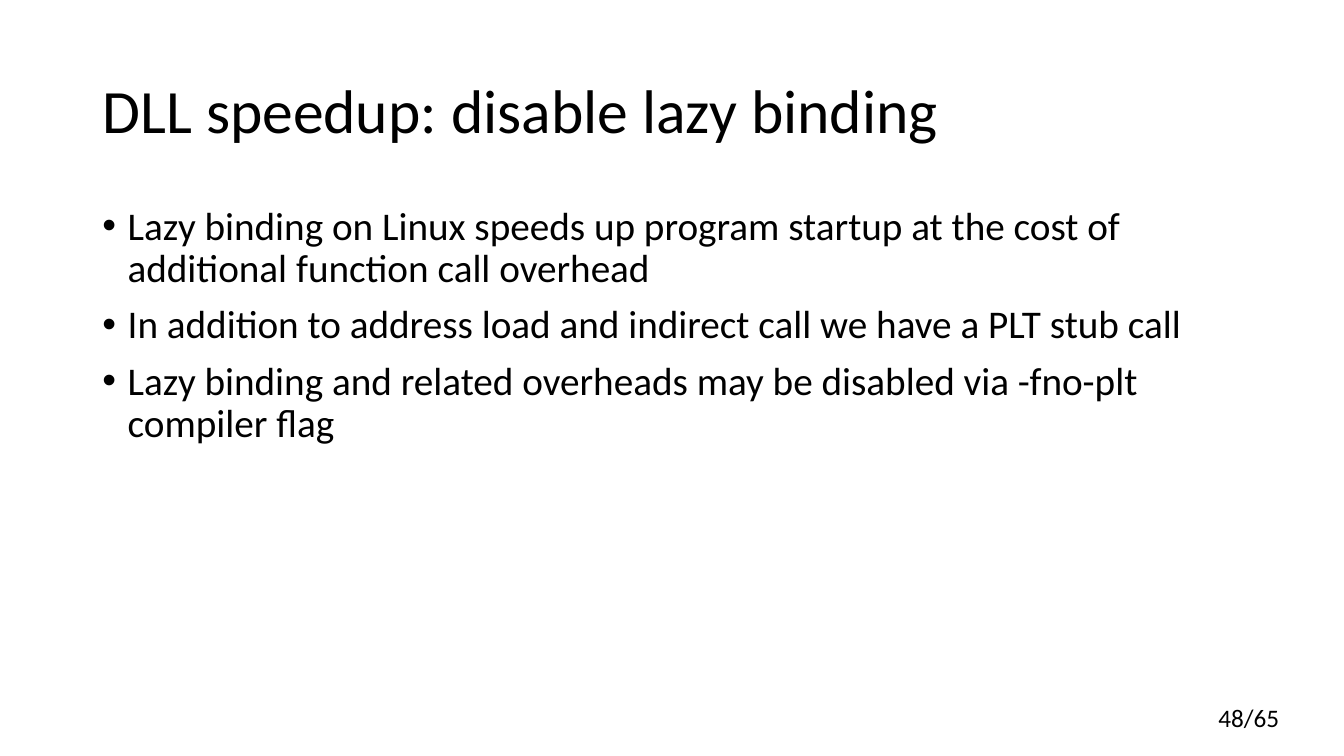
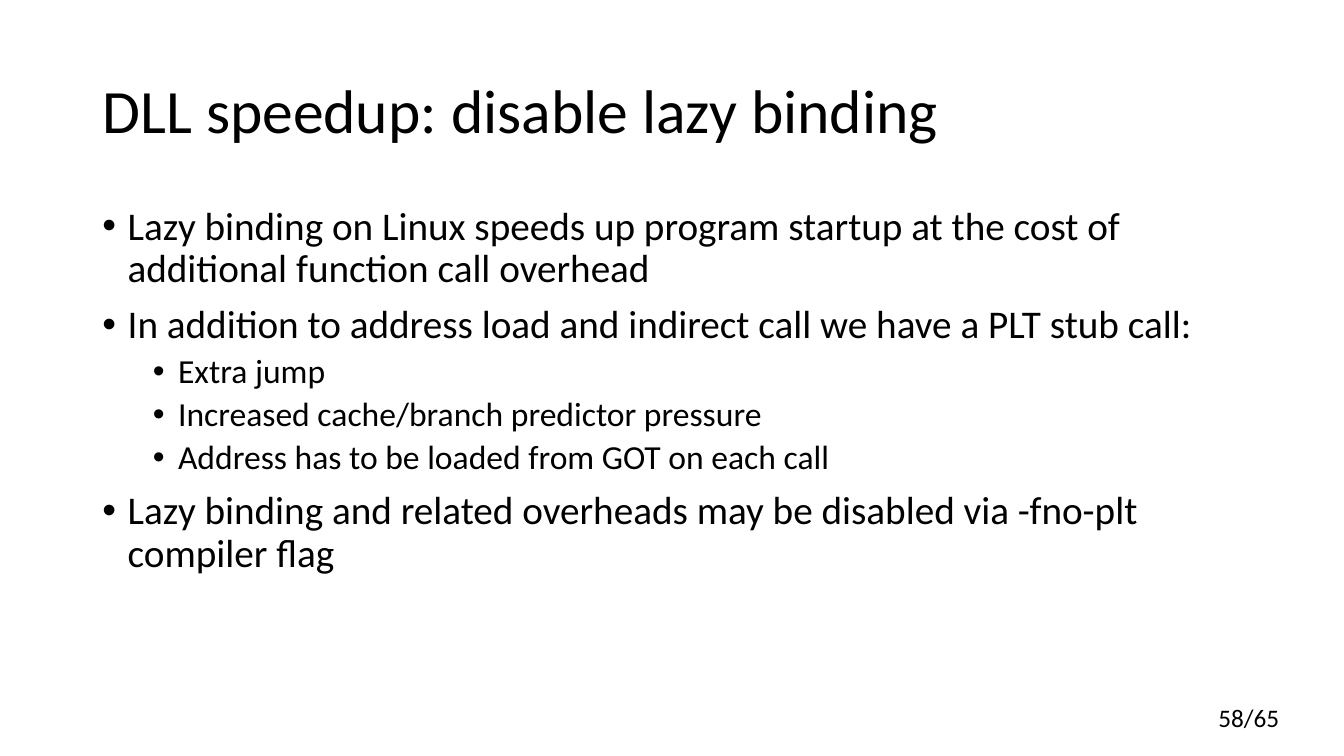
Before and after one commit to yugr/CppRussia, a slide deck: slide 58 of 2024/EN.pptx (slide 48 before the commit). Drawn at 1344x756 pixels with LibreOffice and Linux fonts; fonts in the diff are those of the drawing. Boxes give left, top, right and bottom in pixels: in the first picture for what was removed or moved away, otherwise in the second. Text is boxed around its words. In the diff, an @@ line names an element or a change of style, - is before the commit and + after.

```diff
--- a/2024/EN.pptx
+++ b/2024/EN.pptx
@@ text at [128,310,1191,470]: text changed; size 28 to 24 pt @@
-• In addition to address load and indirect call we have a PLT stub call
+• In addition to address load and indirect call we have a PLT stub call:
+  • Extra jump
+  • Increased cache/branch predictor pressure
+  • Address has to be loaded from GOT on each call
@@ page number at [1218,709,1279,728]: text changed @@
-48/65
+58/65
```
Also in this commit, not shown: 17 other slides changed, 12 slides added, 2 slides removed.
